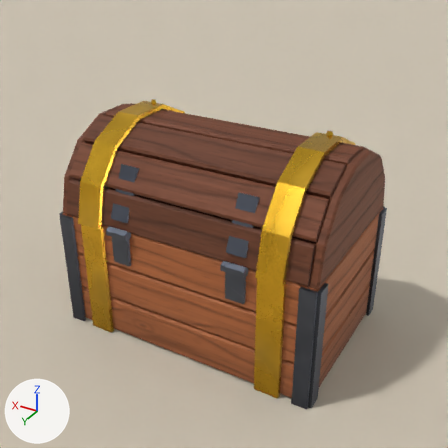
Before and after pictures for a commit that changed the Blender file Blender/Props/chest.blend.
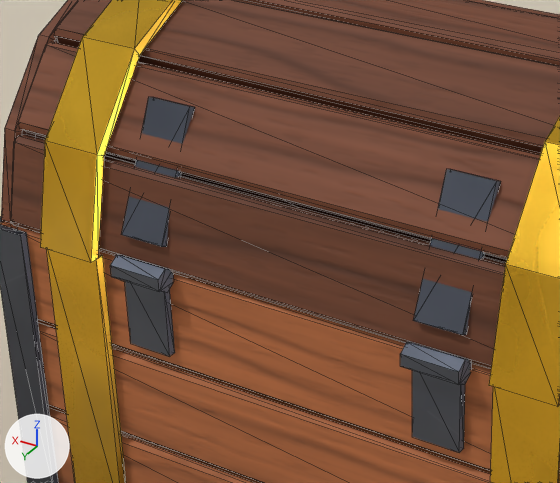
Old and new are each drawn from the file's camera 'PropCam' and again close up on the part from 14% to 63% of the width and 28% to 71% of the height. Every picture has the same lights, and +X, +Y and +Z are marked at lower left. The first two pictures are the older version. The close-ups show mesh edges as thin lines.

In view in the first close-up: 'PropGround', 'chest_Bands', 'chest_Body', 'chest_Iron', 'chest_Lid'.
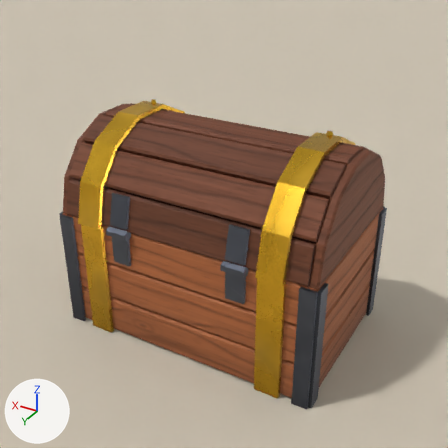
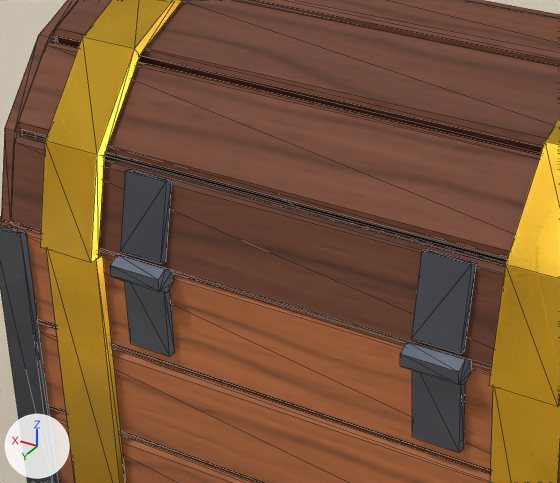
Changed parts and their boxes (x1, y1, x2, y2) in the close-ups (560 x 483 px; the box of a moved part takes in the faces that stretch with it):
'chest_Iron', reshaped
    before: (0, 97, 501, 483)
    after: (0, 169, 476, 483)
part 1 of me_chest_iron, moved or reshaped
    before: (122, 97, 195, 247)
    after: (120, 169, 171, 264)
part 2 of me_chest_iron, moved or reshaped
    before: (414, 169, 501, 335)
    after: (411, 249, 476, 353)

What the commit changed:
me_chest_iron is used by ob_chest_iron; location (0.0, 0.0, 0.0).
me_chest_iron had 120 vertices, 164 faces and spanned x -0.63..0.63, y -0.406..0.428, z 0.0..0.831.
me_chest_iron now has 120 vertices, 164 faces and spans x -0.63..0.63, y -0.406..0.428, z 0.0..0.727.
Part 1, on me_chest_iron:
Vertex 84 of me_chest_iron moves from (0.238, 0.39, 0.613) at pixel (166, 246) to (0.322, 0.365, 0.724) at pixel (130, 169).
Vertex 85 of me_chest_iron moves from (0.238, 0.291, 0.825) at pixel (194, 107) to (0.322, 0.396, 0.587).
Vertex 86 of me_chest_iron moves from (0.238, 0.403, 0.619) at pixel (161, 246) to (0.322, 0.378, 0.727) at pixel (125, 170).
Vertex 87 of me_chest_iron moves from (0.238, 0.304, 0.831) at pixel (189, 106) to (0.322, 0.41, 0.59) at pixel (120, 251).
Vertex 88 of me_chest_iron moves from (0.322, 0.39, 0.613) at pixel (126, 235) to (0.238, 0.365, 0.724) at pixel (171, 180).
Vertex 89 of me_chest_iron moves from (0.322, 0.291, 0.825) at pixel (153, 97) to (0.238, 0.396, 0.587) at pixel (165, 261).
Vertex 90 of me_chest_iron moves from (0.322, 0.403, 0.619) at pixel (121, 234) to (0.238, 0.378, 0.727) at pixel (166, 181).
Vertex 91 of me_chest_iron moves from (0.322, 0.304, 0.831) at pixel (148, 96) to (0.238, 0.41, 0.59) at pixel (160, 263).
Part 2, on me_chest_iron:
Vertex 112 of me_chest_iron moves from (-0.322, 0.39, 0.613) at pixel (466, 334) to (-0.238, 0.365, 0.724) at pixel (426, 248).
Vertex 113 of me_chest_iron moves from (-0.322, 0.291, 0.825) at pixel (500, 181) to (-0.238, 0.396, 0.587).
Vertex 114 of me_chest_iron moves from (-0.322, 0.403, 0.619) at pixel (462, 335) to (-0.238, 0.378, 0.727) at pixel (421, 250).
Vertex 115 of me_chest_iron moves from (-0.322, 0.304, 0.831) at pixel (496, 181) to (-0.238, 0.41, 0.59) at pixel (411, 338).
Vertex 116 of me_chest_iron moves from (-0.238, 0.39, 0.613) to (-0.322, 0.365, 0.724) at pixel (476, 262).
Vertex 117 of me_chest_iron moves from (-0.238, 0.291, 0.825) at pixel (450, 169) to (-0.322, 0.396, 0.587) at pixel (464, 351).
Vertex 118 of me_chest_iron moves from (-0.238, 0.403, 0.619) at pixel (413, 320) to (-0.322, 0.378, 0.727) at pixel (471, 264).
Vertex 119 of me_chest_iron moves from (-0.238, 0.304, 0.831) at pixel (446, 168) to (-0.322, 0.41, 0.59) at pixel (460, 353).
